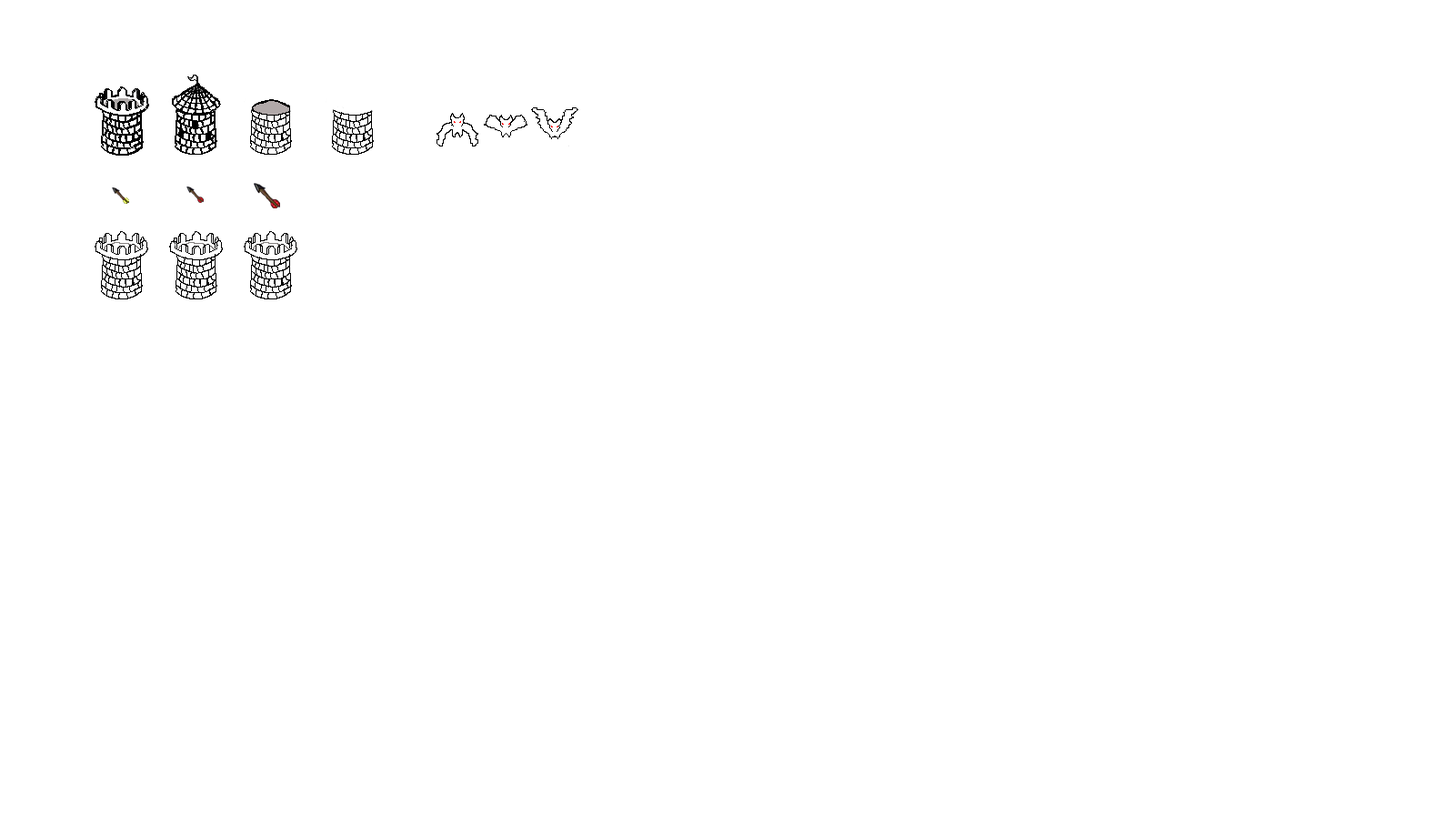
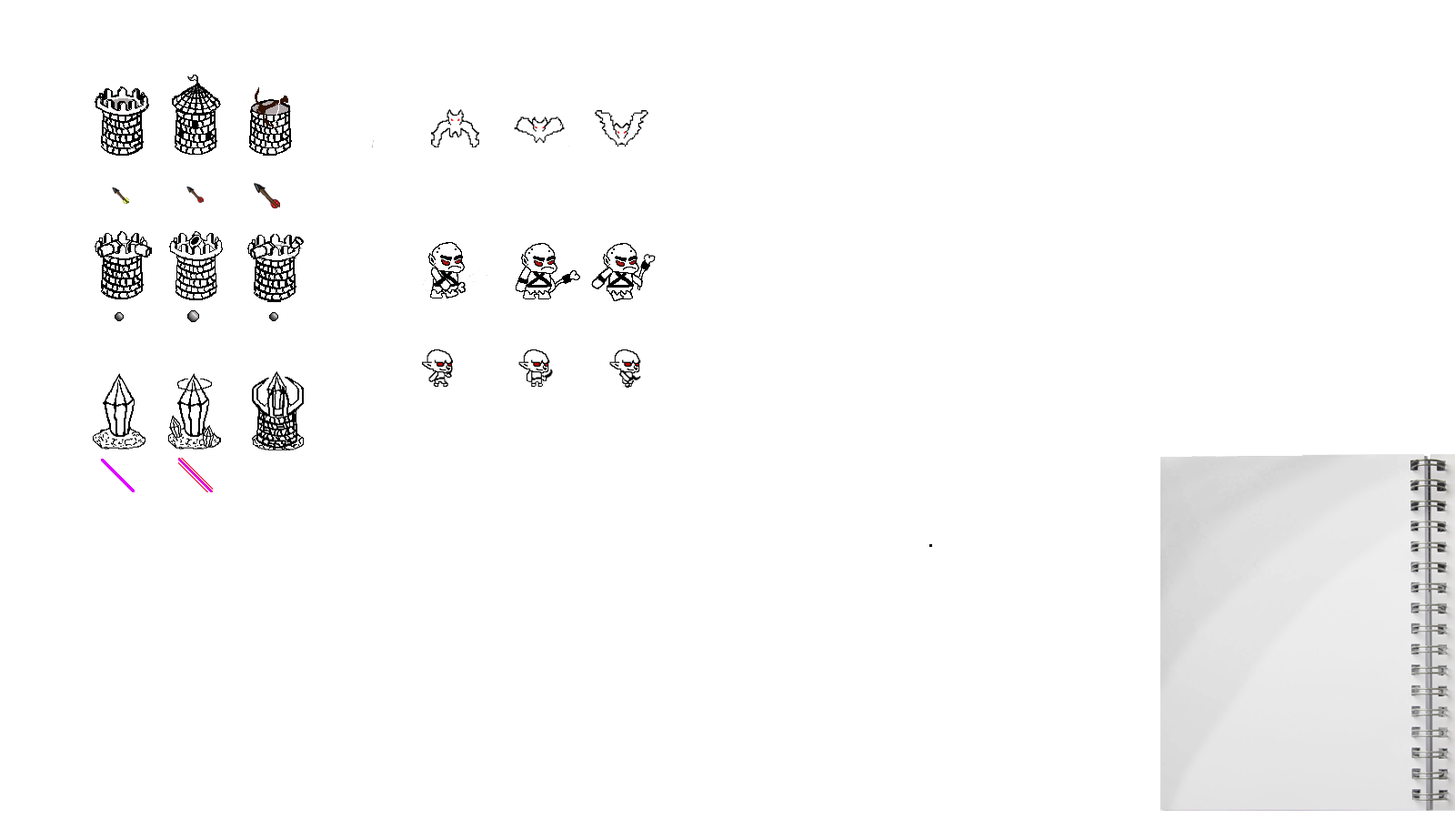
Revision of a layered w=1455, h=819 image; what changed, layer by layer:
renamed "Layer 5" to "Layer 25", painted on it over bbox(92, 87, 1455, 811)
removed layer "Layer 4" over bbox(249, 97, 570, 155)
